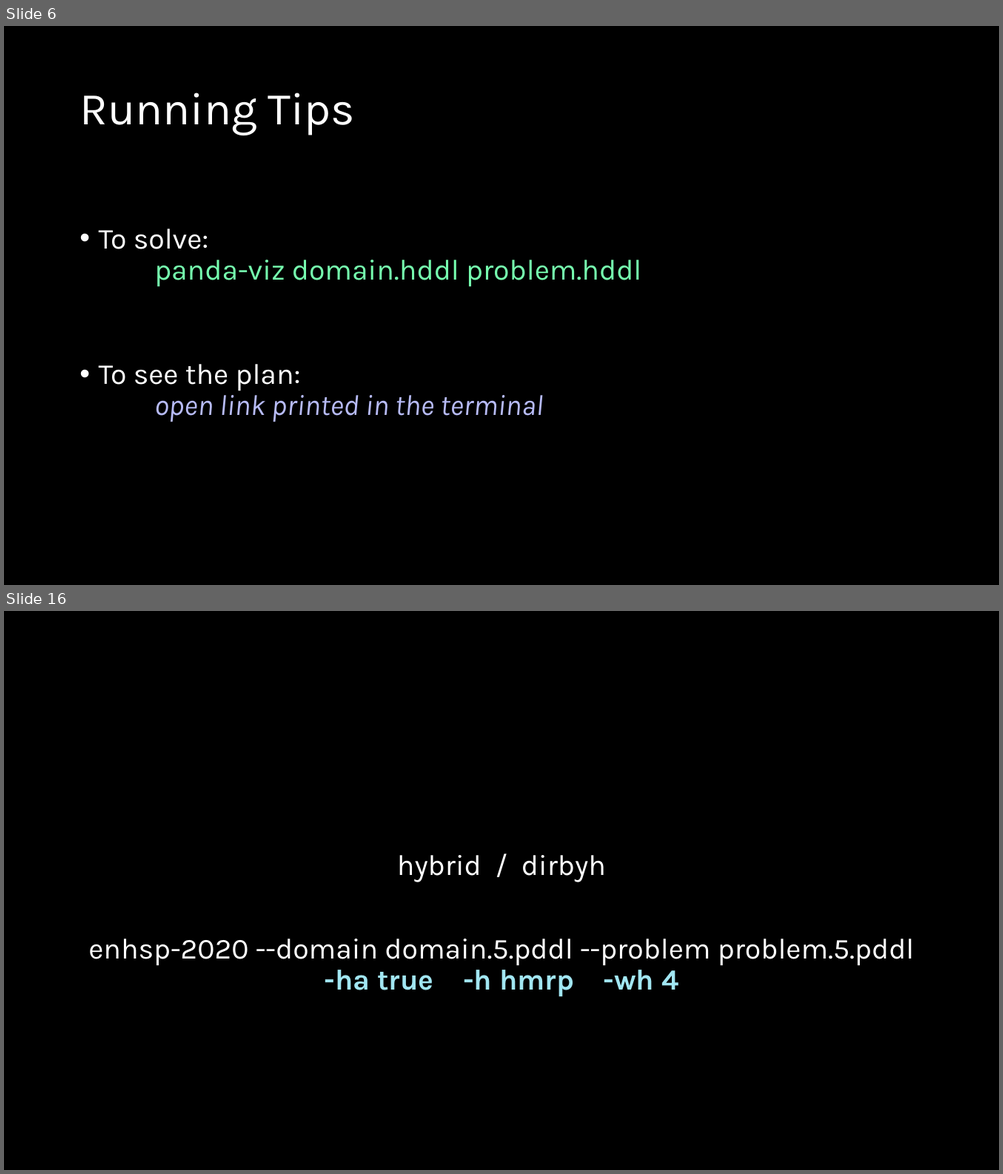
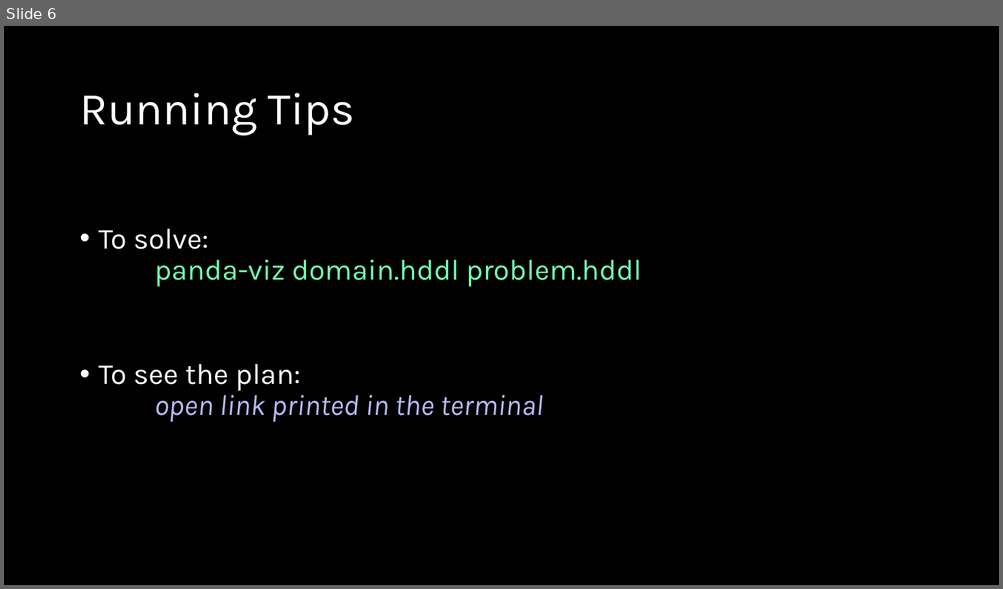
Before and after one commit to AI-Planning/modeling-in-pddl, a slide deck: exercises/cisc-813/htn/slides.pptx. Shown one above the other, each under a label of ours: slides 6 and 16 before the commit, slide 6 after it; the slides between them are not shown. The pictures are 1003x1174 and 1003x589 pixels, drawn with LibreOffice and Linux fonts; fonts in the diff are those of the drawing. Boxes give left, top, right and bottom in pixels: in the first picture for what was removed or moved away, otherwise in the second. Text is boxed around its words. In the diff, an @@ line names an element or a change of style, - is before the commit and + after.

```diff
--- a/exercises/cisc-813/htn/slides.pptx
+++ b/exercises/cisc-813/htn/slides.pptx
@@ slide 16 removed at (4,611,999,1170), background #000000 @@
@@ text removed at (88,855,914,997) @@
-hybrid / dirbyh
-enhsp-2020 --domain domain.5.pddl --problem problem.5.pddl
--ha true -h hmrp -wh 4
```
Also in this commit, not shown: 3 slides changed, 7 slides added, 7 other slides removed, 10 other files.
